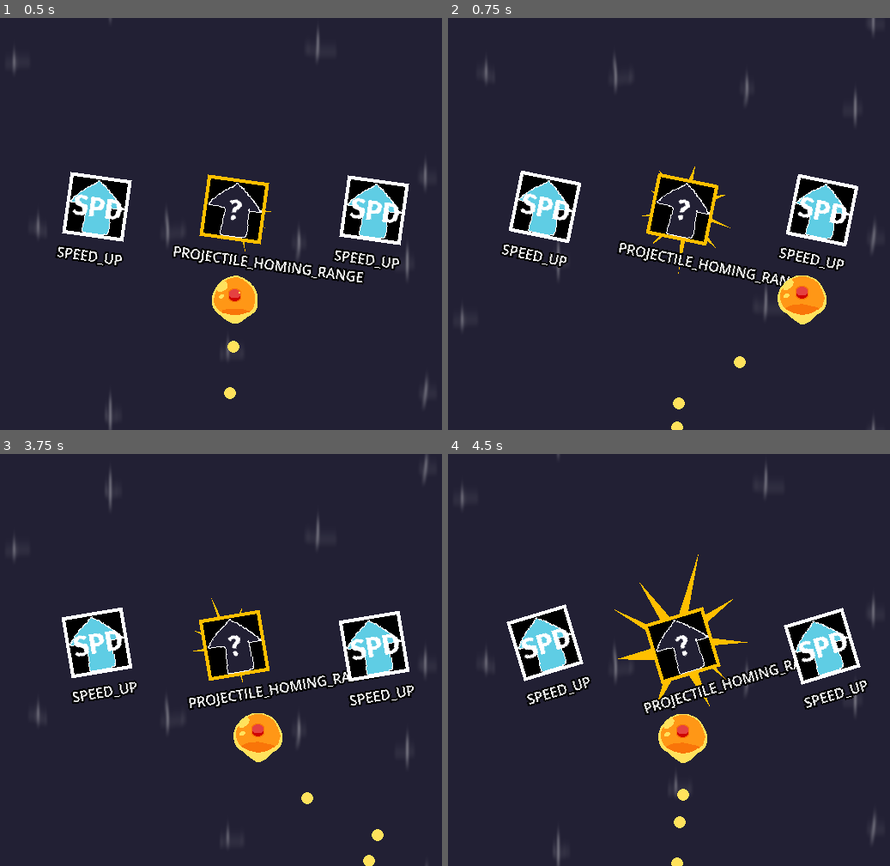
Above: before the commit, frames 1-4 (two rows, left to right).
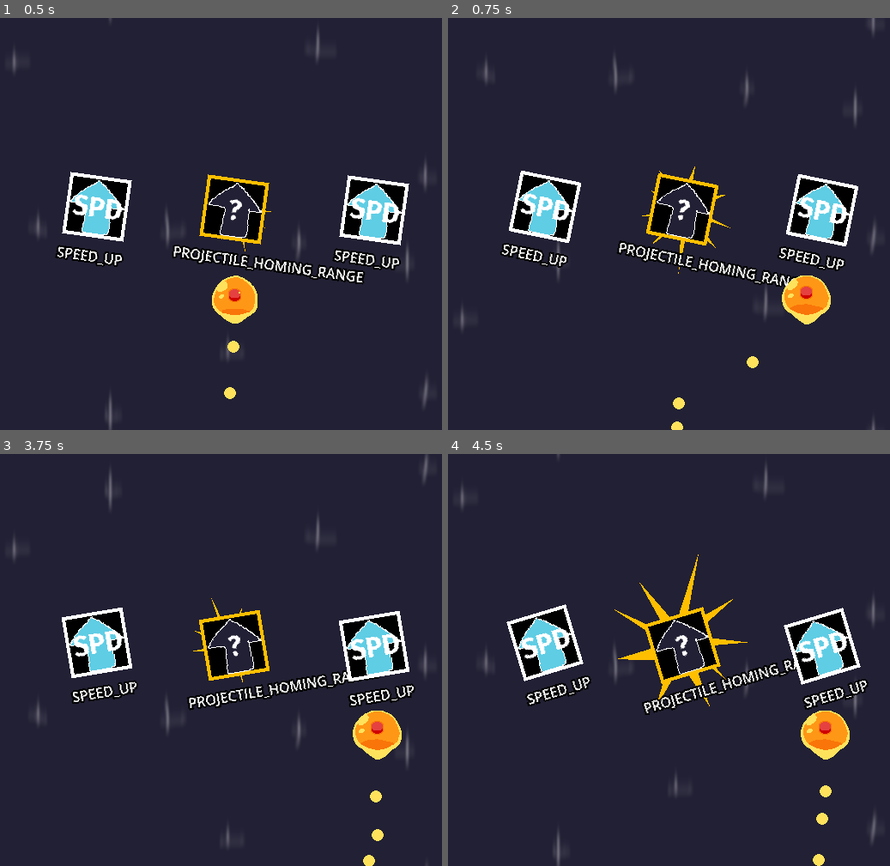
Above: after the commit, the same moments.

Repository: NBumgardner/godot-wild-jam-88-game
Game: Godot game, scene res://scenes/intermission/intermission.tscn
Two runs of this game, one before a commit and one after it. Both use one fixed random seed, a clock stepped at 60 frames per second and the inputs below. This scene is started directly instead of the project's main scene.
Inputs (mouse positions are in pixels of both pictures, inside the frame that each line leads up to):
- Up to frame 1 (0.5 s): no input
- Up to frame 2 (0.75 s): move the mouse to (814, 203) at 0.52 s; hold D (move_right) from 0.53 s (still down); click (814, 203) at 0.67 s
- Up to frame 3 (3.75 s): move the mouse to (137, 680) at 1.27 s; release D (move_right) at 1.28 s; hold S (move_down) 1.28-2.03 s; click (137, 680) at 1.42 s; move the mouse to (300, 569) at 2.02 s; hold D (move_right) 2.03-2.78 s; click (300, 569) at 2.17 s; move the mouse to (221, 742) at 2.77 s; hold W (move_up) 2.78-3.53 s; click (221, 742) at 2.92 s; move the mouse to (411, 721) at 3.52 s; hold A (move_left) from 3.53 s (still down); click (411, 721) at 3.67 s
- Up to frame 4 (4.5 s): keep holding A (move_left); move the mouse to (531, 598) at 4.27 s; click (531, 598) at 4.42 s

Frame 1 is identical in both runs. In frame 2, 0.6% of the frame differs, in the area x 64-87%, y 62-85%; in frame 3, 2.1%; in frame 4, 2.3%, in the area x 47-91%, y 62-100%.
Error after the commit: Invalid call. Nonexistent function 'add_upgrade' in base 'Nil'. (res://scenes/intermission/intermission.gd:45)

Commit message:
Upgrade screen mouse input

Diff:
--- a/game/project.godot
+++ b/game/project.godot
@@ -69,6 +69,7 @@
 2d_physics/layer_2="VentHole"
 2d_physics/layer_3="Player"
 2d_physics/layer_4="Enemy"
+2d_physics/layer_5="UI"
 
 [physics]
 
--- a/game/scenes/intermission/intermission.gd
+++ b/game/scenes/intermission/intermission.gd
@@ -57,3 +57,30 @@
 	await t.finished
 
 	get_parent().goto_level()
+
+
+func _on_intermission_hovered() -> void:
+	_selection = 0
+
+
+func _on_intermission_2_hovered() -> void:
+	_selection = 1
+
+
+func _on_intermission_3_hovered() -> void:
+	_selection = 2
+
+
+func _on_intermission_clicked() -> void:
+	_selection = 0
+	_take_upgrade()
+
+
+func _on_intermission_2_clicked() -> void:
+	_selection = 2
+	_take_upgrade()
+
+
+func _on_intermission_3_clicked() -> void:
+	_selection = 2
+	_take_upgrade()
--- a/game/scenes/intermission/intermission.tscn
+++ b/game/scenes/intermission/intermission.tscn
@@ -85,4 +85,12 @@
 anchor_bottom = 1.0
 grow_horizontal = 2
 grow_vertical = 2
+mouse_filter = 2
 color = Color(0.8560673, 0.8560673, 0.85606724, 0)
+
+[connection signal="clicked" from="Intermission" to="." method="_on_intermission_clicked"]
+[connection signal="hovered" from="Intermission" to="." method="_on_intermission_hovered"]
+[connection signal="clicked" from="Intermission2" to="." method="_on_intermission_2_clicked"]
+[connection signal="hovered" from="Intermission2" to="." method="_on_intermission_2_hovered"]
+[connection signal="clicked" from="Intermission3" to="." method="_on_intermission_3_clicked"]
+[connection signal="hovered" from="Intermission3" to="." method="_on_intermission_3_hovered"]
--- a/game/scenes/intermission/reward_choice.gd
+++ b/game/scenes/intermission/reward_choice.gd
@@ -1,4 +1,7 @@
 extends Sprite2D
+
+signal hovered()
+signal clicked()
 
 @export var upgrade: PlayerStats.Upgrade:
 	set(v):
@@ -32,3 +35,14 @@
 	else:
 		rare_shine.visible = false
 		self_modulate = Color.WHITE
+
+
+func _on_area_2d_mouse_entered() -> void:
+	print("asdfasdf!")
+	hovered.emit()
+
+
+func _on_area_2d_input_event(_viewport: Node, event: InputEvent, _shape_idx: int) -> void:
+	if event is InputEventMouseButton:
+		if event.pressed and event.button_index == MOUSE_BUTTON_LEFT:
+			clicked.emit()
--- a/game/scenes/intermission/reward_choice.tscn
+++ b/game/scenes/intermission/reward_choice.tscn
@@ -14,6 +14,9 @@
 fill = 2
 fill_from = Vector2(0.5, 0.5)
 fill_to = Vector2(0.5, 0)
+
+[sub_resource type="RectangleShape2D" id="RectangleShape2D_bd3jp"]
+size = Vector2(72, 72)
 
 [node name="RewardChoice" type="Sprite2D"]
 texture = SubResource("GradientTexture2D_ghtsc")
@@ -33,3 +36,15 @@
 offset_bottom = 69.0
 text = "HP_UP"
 horizontal_alignment = 1
+
+[node name="Area2D" type="Area2D" parent="."]
+collision_layer = 16
+collision_mask = 0
+monitoring = false
+monitorable = false
+
+[node name="CollisionShape2D" type="CollisionShape2D" parent="Area2D"]
+shape = SubResource("RectangleShape2D_bd3jp")
+
+[connection signal="input_event" from="Area2D" to="." method="_on_area_2d_input_event"]
+[connection signal="mouse_entered" from="Area2D" to="." method="_on_area_2d_mouse_entered"]
Not shown: 1 places in game/scenes/intermission/reward_choice.tscn that only renumber resources
